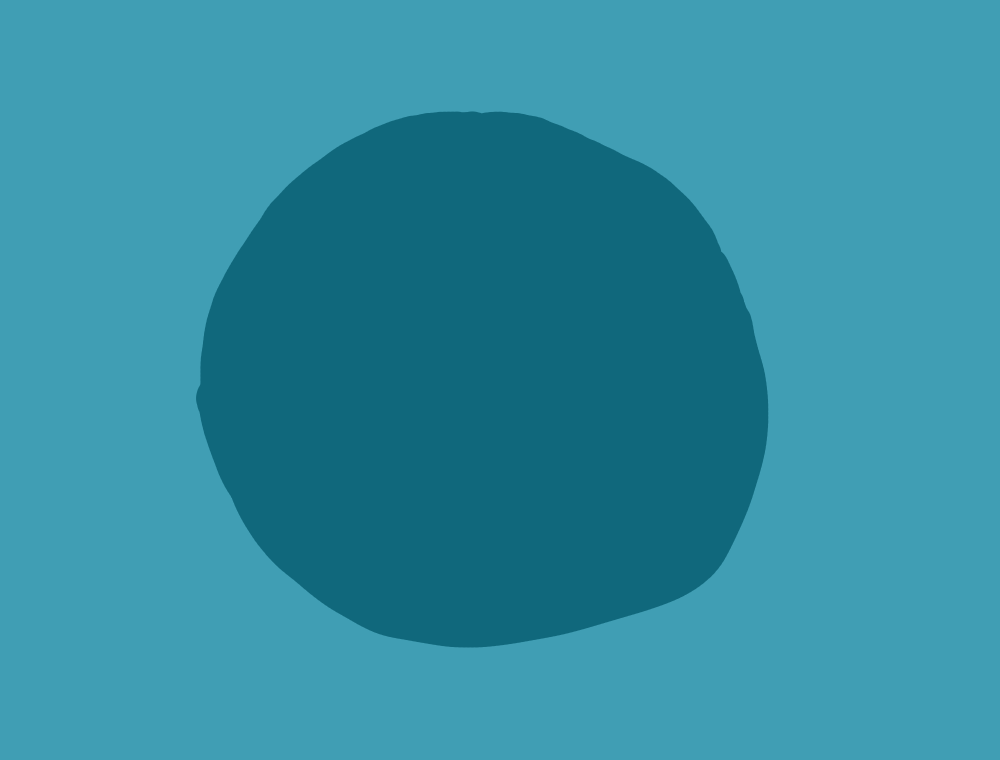
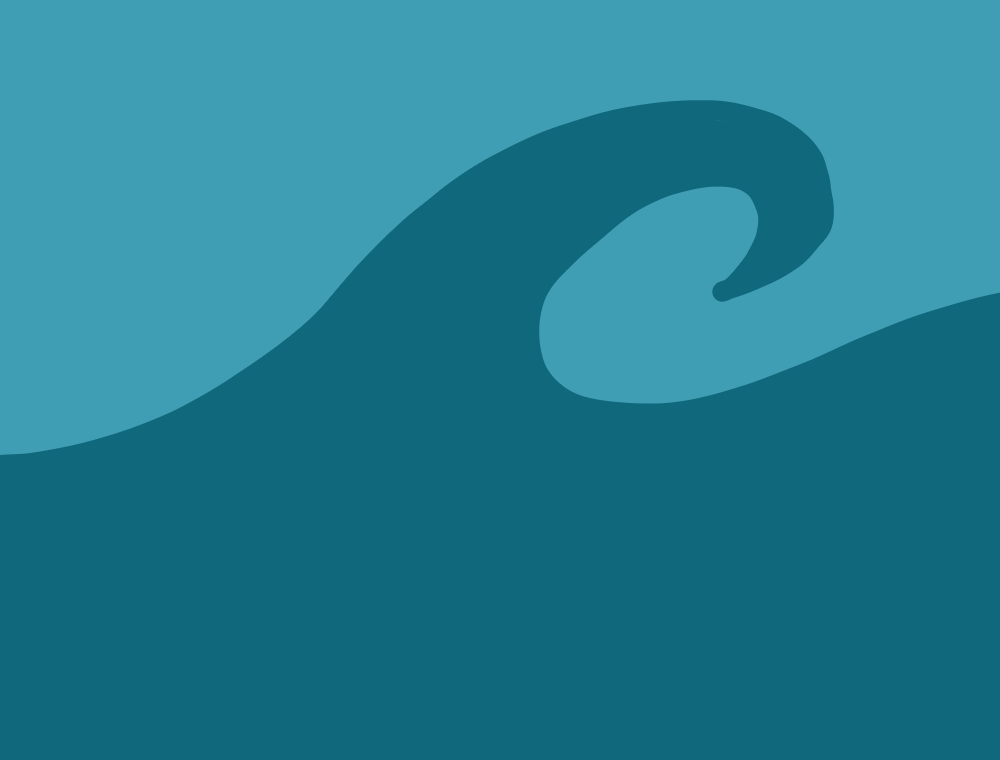
Revision of a layered 1000x760 image; what changed, layer by layer:
added layer "Paint Layer 3" above "Paint Layer 2" over left=0, top=100, right=1000, bottom=760
added layer "Paint Layer 2" above "Paint Layer 1" over left=0, top=100, right=1000, bottom=760
hid "Paint Layer 1", painted on it over left=0, top=100, right=1000, bottom=760